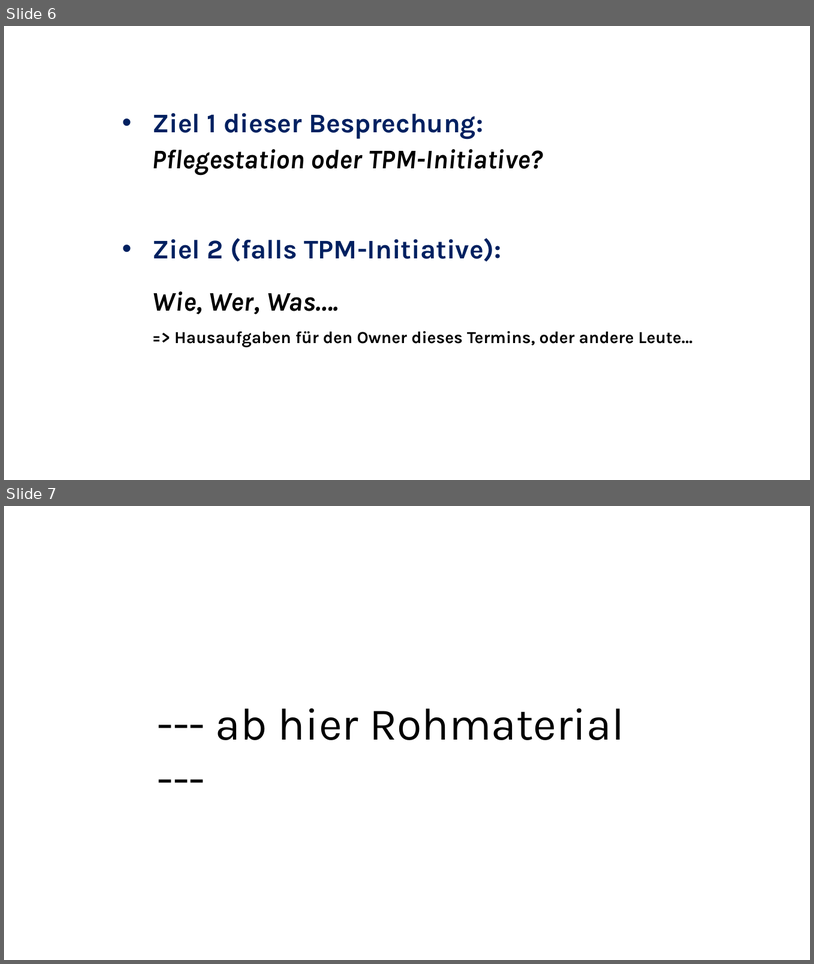
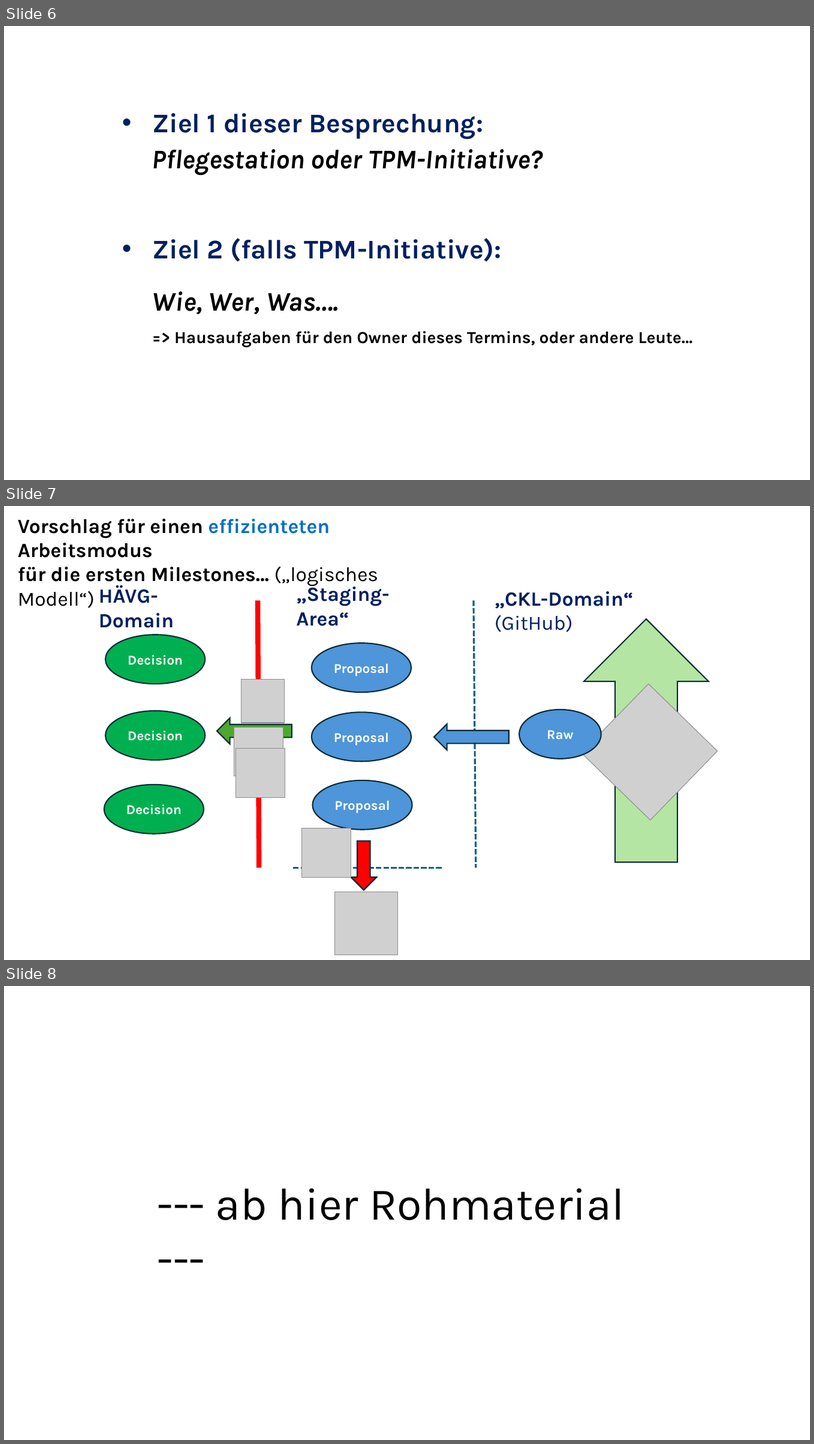
Before and after one commit to ckluth/josyn-platform, a slide deck: josyn-intro.pptx. Shown one above the other, each under a label of ours: slides 6 and 7 before the commit, slides 6, 7 and 8 after it. The pictures are 814x964 and 814x1444 pixels, drawn with LibreOffice and Linux fonts; fonts in the diff are those of the drawing; grey boxes stand for pictures. Boxes give left, top, right and bottom in pixels: in the first picture for what was removed or moved away, otherwise in the second. Text is boxed around its words. In the diff, an @@ line names an element or a change of style, - is before the commit and + after.

Commit message:
wip: sync [2026-06-13 08:36]

```diff
--- a/josyn-intro.pptx
+++ b/josyn-intro.pptx
@@ slide 7 added at <box>4,506,810,960</box>, background #FFFFFF @@
@@ text added at <box>18,519,378,608</box>, 24 pt, text #000000, bold @@
+Vorschlag für einen effizienteten Arbeitsmodus
+für die ersten Milestones… („logisches Modell“)
@@ text added at <box>99,585,174,628</box>, 24 pt, text #002060, bold @@
+HÄVG-Domain
@@ text added at <box>296,583,389,626</box>, 24 pt, text #002060, bold @@
+„Staging-Area“
@@ text added at <box>495,591,634,632</box>, 24 pt, text #002060, bold @@
+„CKL-Domain“ (GitHub)
@@ line added from (258, 600) to (259, 868), #FF0000 6 pt @@
@@ line added from (474, 600) to (476, 868), #156082 2.25 pt dashed @@
@@ up arrow added at <box>584,619,709,862</box>, fill #B4E5A2, outline #092A39 1.5 pt @@
@@ ellipse added at <box>105,635,206,684</box>, fill #00B050, outline #092A39 1.5 pt, 16 pt, text #FFFFFF, bold @@
+Decision
@@ ellipse added at <box>312,643,412,692</box>, fill #4E95D9, outline #092A39 1.5 pt, 16 pt, text #FFFFFF, bold @@
+Proposal
@@ rectangle added at <box>231,684,290,789</box>, fill #FFFFFF @@
@@ picture added at <box>241,679,285,723</box> @@
@@ picture added at <box>582,684,718,820</box> @@
@@ ellipse added at <box>105,711,206,759</box>, fill #00B050, outline #092A39 1.5 pt, 16 pt, text #FFFFFF, bold @@
+Decision
@@ left arrow added at <box>217,718,292,744</box>, fill #4EA72E, outline #092A39 1.5 pt @@
@@ ellipse added at <box>312,712,412,761</box>, fill #4E95D9, outline #092A39 1.5 pt, 16 pt, text #FFFFFF, bold @@
+Proposal
@@ ellipse added at <box>519,709,602,758</box>, fill #4E95D9, outline #092A39 1.5 pt, 16 pt, text #FFFFFF, bold @@
+Raw
@@ picture added at <box>234,727,283,776</box> @@
@@ left arrow added at <box>434,724,509,750</box>, fill #4E95D9, outline #092A39 1.5 pt @@
@@ picture added at <box>236,748,285,798</box> @@
@@ ellipse added at <box>104,784,204,833</box>, fill #00B050, outline #092A39 1.5 pt, 16 pt, text #FFFFFF, bold @@
+Decision
@@ ellipse added at <box>312,780,413,829</box>, fill #4E95D9, outline #092A39 1.5 pt, 16 pt, text #FFFFFF, bold @@
+Proposal
@@ picture added at <box>302,828,351,877</box> @@
@@ left arrow added at <box>351,841,377,889</box>, fill #FF0000, outline #092A39 1.5 pt @@
@@ line added from (293, 868) to (442, 868), #156082 2.25 pt dashed @@
@@ picture added at <box>335,892,398,955</box> @@
@@ what was slide 7 is now slide 8 @@
```
